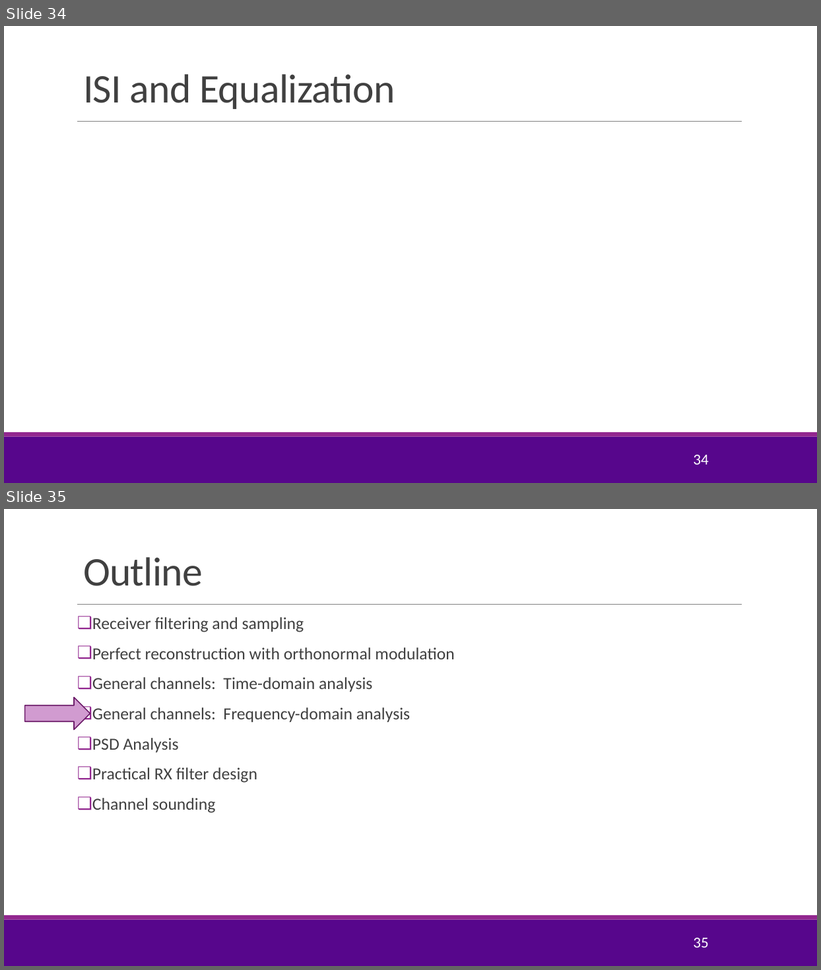
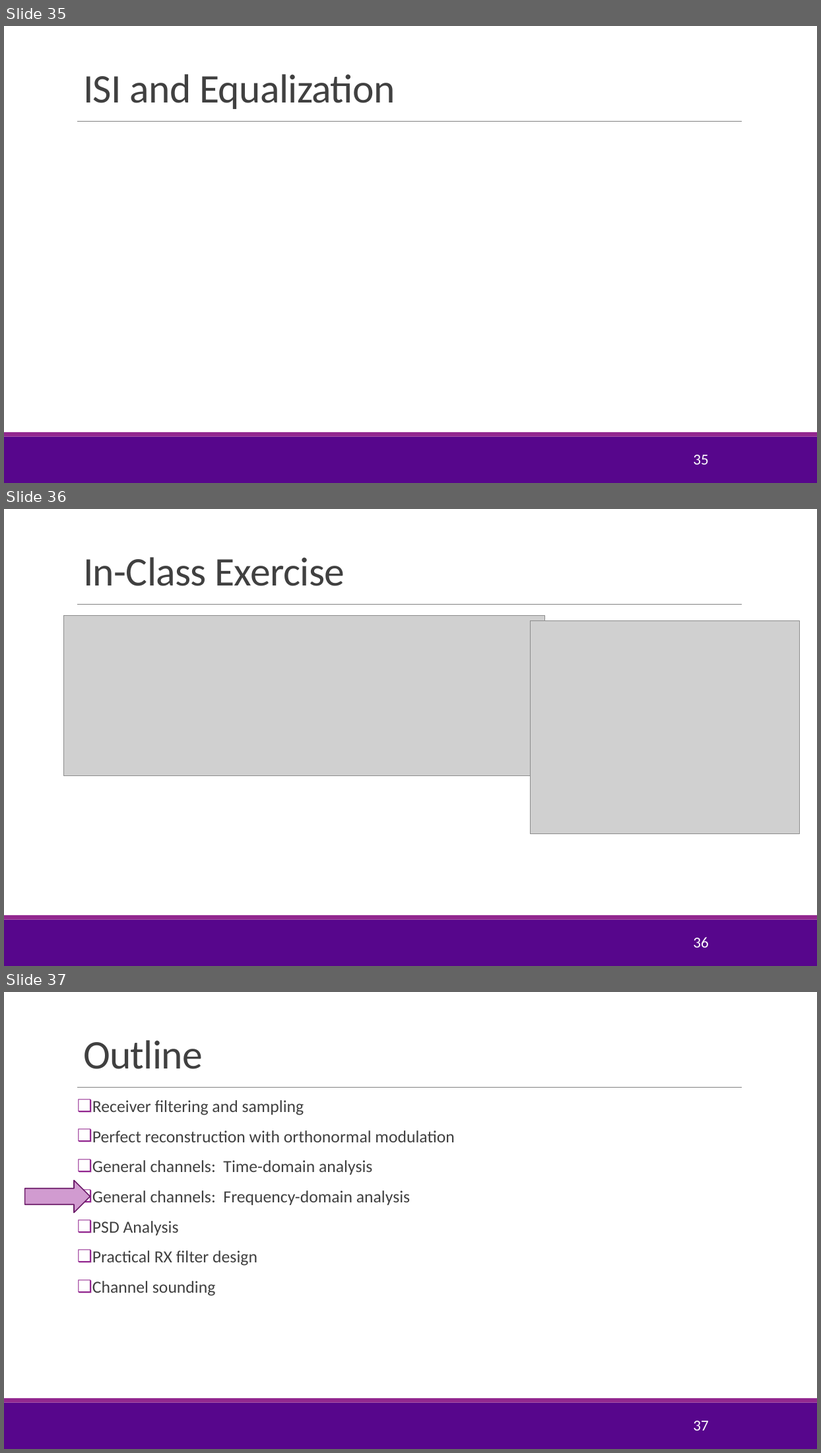
Before and after one commit to sdrangan/digitalcomm, a slide deck: Lectures/Unit03_RxFilter.pptx. Shown one above the other, each under a label of ours: slides 34 and 35 before the commit, slides 35, 36 and 37 after it. The pictures are 821x970 and 821x1453 pixels, drawn with LibreOffice and Linux fonts; fonts in the diff are those of the drawing; grey boxes stand for pictures; background and template pictures are left out. Boxes give left, top, right and bottom in pixels: in the first picture for what was removed or moved away, otherwise in the second. Text is boxed around its words. In the diff, an @@ line names an element or a change of style, - is before the commit and + after.

Commit message:
Added in class exercises to Unit 3

```diff
--- a/Lectures/Unit03_RxFilter.pptx
+++ b/Lectures/Unit03_RxFilter.pptx
@@ slide 36 added at (4,509,817,966), background #FFFFFF; not listed: 3 template elements that a slide beside it also shows @@
@@ title added at (83,557,345,586), 48 pt, text #404040 @@
+In-Class Exercise
@@ picture added at (64,616,546,776) @@
@@ picture added at (531,621,800,834) @@
@@ page number added at (693,937,708,948), 18 pt, text #FFFFFF @@
+36
@@ what was slide 34 is now slide 35 @@
@@ page number at (693,455,708,465): text changed @@
-34
+35
@@ what was slide 35 is now slide 37 @@
@@ page number at (693,1421,708,1431): text changed @@
-35
+37
```
Also in this commit, not shown: 2 slides changed, 2 other slides added, 3 other files.
